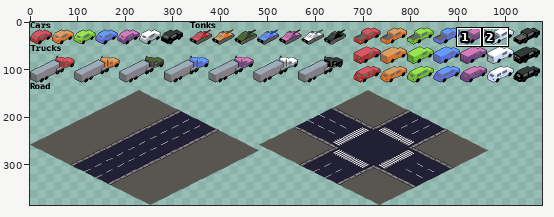
File history of a pixel-art file, assets/art/2D-Racer-Spritesheet.aseprite. The first picture is a wide view before the edit; the outline marks the close-up.
Close-up. Earlier state:
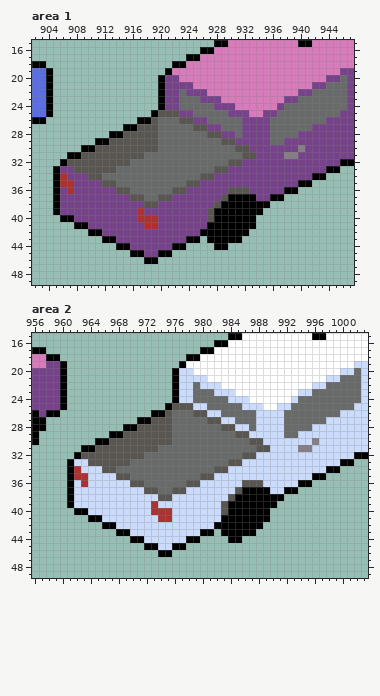
1200x384 pixels, 1 frame. Colours within 5 levels of each other are drawn and written as one. Shown: area 1: x 902..947, y 15..49; area 2: x 956..1003, y 15..49. The wide view leaves out empty margins. The commit also changed other parts of the picture, which this record leaves out.
And afterwards:
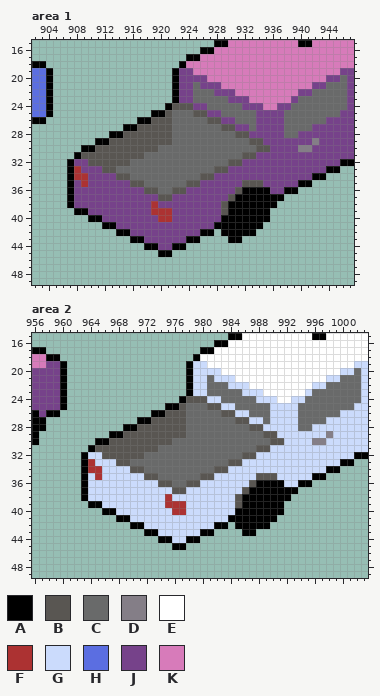
Palette (. is transparent): A #000000  B #595652  C #696a6a  D #847e87  E #ffffff  F #ac3232  G #cbdbfc  H #5b6ee1  J #76428a  K #d77bba
Edits made:
layer "Bakkie" added
Changed rows in their new state; - is an unchanged pixel.
Area 1, layers "Bakkie", "Map":
first column x 905:
18 -----------------.--------------------
19 ----------------.AJJ------------------
20 ---------------..AJJJJ----------------
21 ---------------..A--CJJJ--------------
22 ---------------..AJ-CCCJJJ------------
23 ---------------..AJJ-CCCCJJJ-----K----
24 ---------------.ABBBJJ-CCCCJJJ---J----
25 ---------------A-CCCBBJJ-CCCCJ--J-----
26 ---------------BB-CCCCBBJJ-CC--JJ-----
27 ---------------BB---CCCCBBJ-C--JJ-----
28 ---------------BB-----CCCCBB---JJ-----
29 ---------------BB-------CCCCBB-JJ----D
30 --------------------------CCCBB-----D-
31 --.------------------------------JJ---
32 -.AJJ---------------------------------
33 ..AFJJJ-------------------------------
34 ..AFFJJJJBB---------------------------
35 ..A-F--JJJJBB--------------BBB--------
36 ..A------JJJJBB----------J-AAAA-------
37 ..A--------JJJJ---------JB---AA-------
38 ..A----------JF--------JB------A------
39 ...AA-------J-FFF-----JJB-----A-------
40 -....AA-----JJJFF-----JJ-----AA-------
41 ---....AA----JJ-------J------A--------
42 -----....AA------------.----A---------
43 -------....AA---------...-------------
44 ---------....AA--------..-------------
45 -----------....-----------------------
46 -------------..-----------------------
Area 2, layers "Bakkie", "Map":
first column x 961:
18 -----------------.--------------------
19 ----------------.AGG------------------
20 ---------------..AGGGG----------------
21 ---------------..A--CGGG--------------
22 ---------------..AG-CCCGGG------------
23 ---------------..AGG-CCCCGGG-----E----
24 ---------------.ABBBGG-CCCCGGG---G----
25 ---------------A-CCCBBGG-CCCCG--G-----
26 ---------------BB-CCCCBBGG-CC--GG-----
27 ---------------BB---CCCCBBG-C--GG-----
28 ---------------BB-----CCCCBB---GG-----
29 ---------------BB-------CCCCBB-GG----D
30 --------------------------CCCBB-----D-
31 --.------------------------------GG---
32 -.AGG---------------------------------
33 ..AFGGG-------------------------------
34 ..AFFGGGGBB---------------------------
35 ..A-F--GGGGBB--------------BBB--------
36 ..A------GGGGBB----------G-AAAA-------
37 ..A--------GGGG---------GB---AA-------
38 ..A----------GF--------GB------A------
39 ...AA-------G-FFF-----GGB-----A-------
40 -....AA-----GGGFF-----GG-----AA-------
41 ---....AA----GG-------G------A--------
42 -----....AA------------.----A---------
43 -------....AA---------...-------------
44 ---------....AA--------..-------------
45 -----------....-----------------------
46 -------------..-----------------------
Boxes around the changes in both close-ups, in picture pixels (x1, y1, x2, y2):
changed: (53, 61, 319, 264)
changed: (67, 354, 333, 557)
